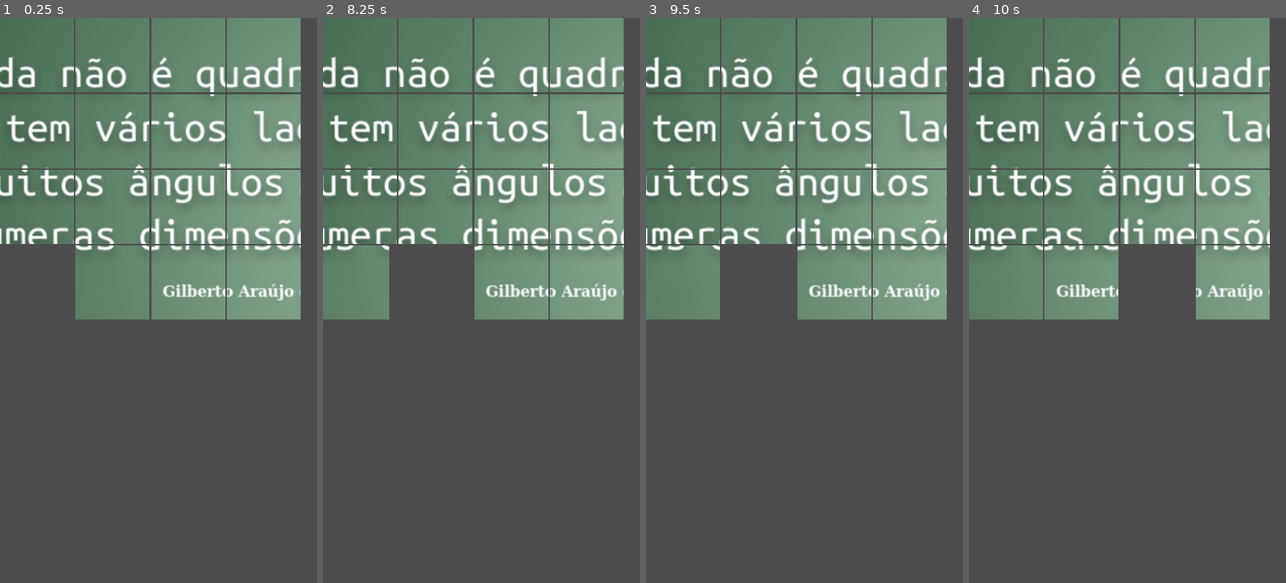
Above: before the commit, frames 1-4 (left to right).
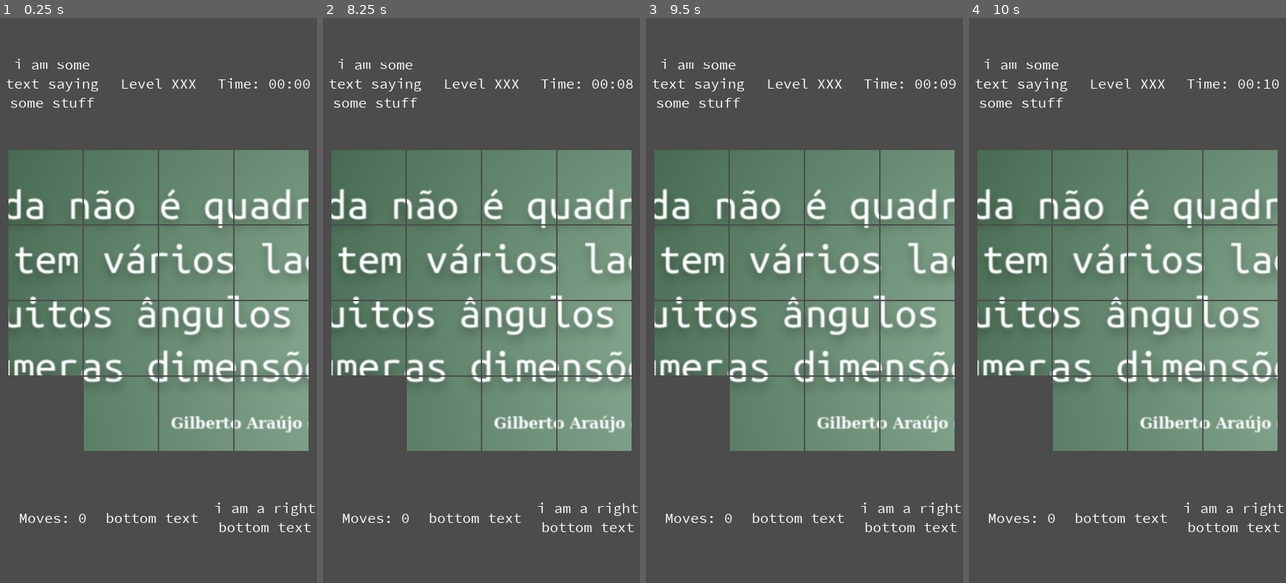
Above: after the commit, the same moments.

Repository: rilifon/nomecomcopyright
Game: Godot game, scene res://Game/GameScreen.tscn
Two runs of this game, one before a commit and one after it. Both use one fixed random seed, a clock stepped at 60 frames per second and the inputs below. Before the commit the project starts from res://Game/SliderBoard.tscn. The engine's default icon, where the game draws it, is replaced by a stand-in: a white triangle on a blue panel in a dark square.
Inputs (mouse positions are in pixels of both pictures, inside the frame that each line leads up to; where the layout moved, square brackets give the same spot in the first picture):
- Up to frame 1 (0.25 s): no input
- Up to frame 2 (8.25 s): click (367, 187) [361, 57] at 0.5 s; click (437, 57) at 1.27 s; click (443, 187) at 2.02 s; click (510, 57) at 2.77 s; click (519, 187) at 3.52 s; click (586, 57) at 4.27 s; click (595, 187) at 5.02 s; click (361, 131) at 5.77 s; click (367, 260) at 6.52 s; click (437, 131) at 7.27 s; click (443, 260) at 8.02 s
- Up to frame 3 (9.5 s): click (833, 131) at 8.77 s
- Up to frame 4 (10 s): click (1165, 260) at 9.52 s

The runs differ from the first frame. In frame 1, 52% of the frame differs, in the area x 0-100%, y 0-91%; in frame 2, 54%; in frame 3, 53%; in frame 4, 53%.

Commit message:
✨ Add a starting UI that show level, number of moves and time ellapsed.

Diff:
--- /dev/null
+++ b/project/Game/GameScreen.gd
@@ -0,0 +1,31 @@
+extends VBoxContainer
+
+export(NodePath) onready var slider_board = self.get_node(slider_board) as Control
+export(NodePath) onready var moves_label = self.get_node(moves_label) as Label
+export(NodePath) onready var time_label = self.get_node(time_label) as Label
+
+var start_time : int
+var ellapsed_time : int = 0
+
+func _ready():
+	start_time = OS.get_unix_time()
+
+
+func _process(delta):
+	moves_label.text = "Moves: " + str(slider_board.moves);
+	ellapsed_time = OS.get_unix_time() - start_time
+	time_label.text = "Time: " + format_time(ellapsed_time)
+
+
+func format_time(ellapsed_seconds : int) -> String:
+	var result : String = ""
+	var minutes = ellapsed_seconds / 60
+	if minutes < 10:
+		result += "0"
+	result += str(minutes)
+	result += ":"
+	var seconds = ellapsed_seconds % 60
+	if seconds < 10:
+		result += "0"
+	result += str(seconds)
+	return result
--- a/project/Game/GameScreen.tscn
+++ b/project/Game/GameScreen.tscn
@@ -1,18 +1,23 @@
-[gd_scene load_steps=4 format=2]
+[gd_scene load_steps=5 format=2]
 
 [ext_resource path="res://Assets/Sauce Code Pro Nerd Font Complete Mono.ttf" type="DynamicFontData" id=1]
 [ext_resource path="res://Game/SliderBoard.tscn" type="PackedScene" id=2]
+[ext_resource path="res://Game/GameScreen.gd" type="Script" id=3]
 
 [sub_resource type="DynamicFont" id=1]
 size = 50
 font_data = ExtResource( 1 )
 
-[node name="Control" type="VBoxContainer"]
+[node name="GameScreen" type="VBoxContainer"]
 anchor_right = 1.0
 anchor_bottom = 1.0
+script = ExtResource( 3 )
 __meta__ = {
 "_edit_use_anchors_": false
 }
+slider_board = NodePath("SliderBoard")
+moves_label = NodePath("BottomText/Moves")
+time_label = NodePath("Headers/Time")
 
 [node name="Headers" type="HBoxContainer" parent="."]
 margin_right = 1080.0
@@ -31,26 +36,26 @@
 valign = 1
 autowrap = true
 
-[node name="Label2" type="Label" parent="Headers"]
+[node name="Level" type="Label" parent="Headers"]
 margin_left = 361.0
 margin_right = 718.0
 margin_bottom = 444.0
 size_flags_horizontal = 3
 size_flags_vertical = 3
 custom_fonts/font = SubResource( 1 )
-text = "i am some more text saying some more stuff"
+text = "Level XXX"
 align = 1
 valign = 1
 autowrap = true
 
-[node name="Label3" type="Label" parent="Headers"]
+[node name="Time" type="Label" parent="Headers"]
 margin_left = 722.0
 margin_right = 1080.0
 margin_bottom = 444.0
 size_flags_horizontal = 3
 size_flags_vertical = 3
 custom_fonts/font = SubResource( 1 )
-text = "hello"
+text = "Time: 00:00"
 align = 1
 valign = 1
 
@@ -66,13 +71,13 @@
 size_flags_horizontal = 3
 size_flags_vertical = 3
 
-[node name="Label" type="Label" parent="BottomText"]
+[node name="Moves" type="Label" parent="BottomText"]
 margin_right = 357.0
 margin_bottom = 444.0
 size_flags_horizontal = 3
 size_flags_vertical = 3
 custom_fonts/font = SubResource( 1 )
-text = "i am a left bottom text"
+text = "Moves: 0"
 align = 1
 valign = 1
 autowrap = true
--- a/project/Game/SliderBoard.gd
+++ b/project/Game/SliderBoard.gd
@@ -15,6 +15,7 @@
 
 var board : Array
 var picture : ImageTexture
+var moves : int = 0;
 
 func _ready() -> void:
 	randomize()
@@ -123,6 +124,8 @@
 
 
 func exchange_pieces_position(piece1, piece2) -> void:
+	moves += 1
+
 	var p1_pos = get_piece_board_position(piece1)
 	var p2_pos = get_piece_board_position(piece2)
 
--- a/project/project.godot
+++ b/project/project.godot
@@ -15,7 +15,7 @@
 [application]
 
 config/name="NomeComCopyright"
-run/main_scene="res://Game/SliderBoard.tscn"
+run/main_scene="res://Game/GameScreen.tscn"
 config/icon="res://icon.png"
 
 [display]
